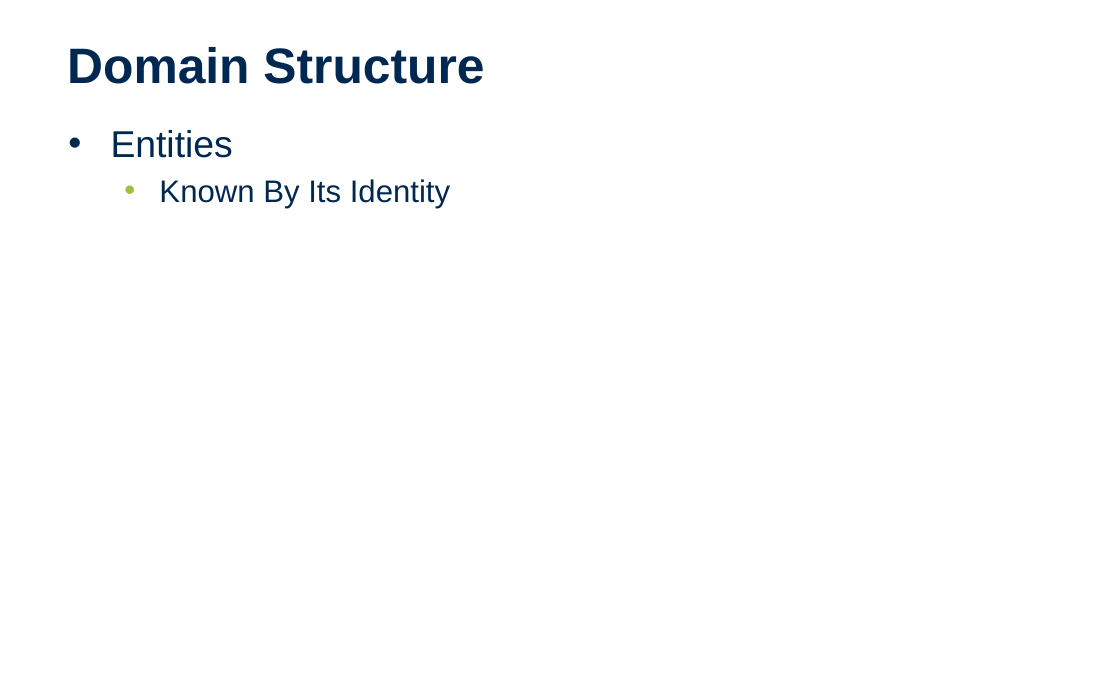
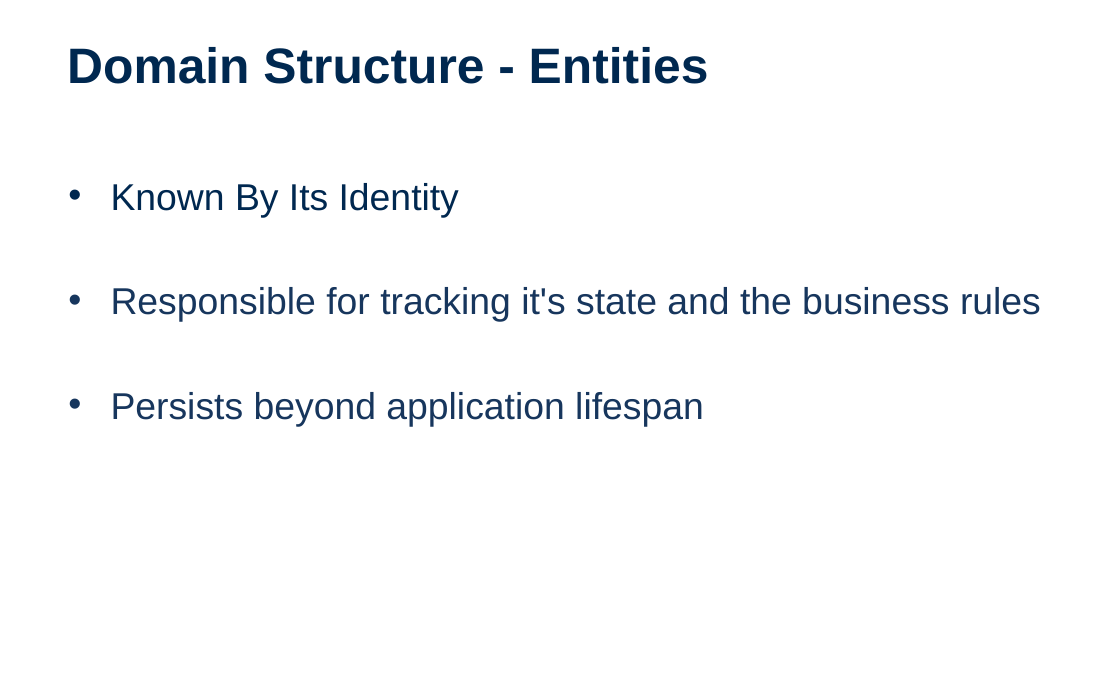
Before and after one commit to entelect/Dojo_DomainDrivenDesign, a slide deck: slide 8 of Presentation.pptx (slide 7 before the commit). Drawn at 1120x700 pixels with LibreOffice and Linux fonts; fonts in the diff are those of the drawing; background and template pictures are left out. Boxes give left, top, right and bottom in pixels: in the first picture for what was removed or moved away, otherwise in the second. Text is boxed around its words. In the diff, an @@ line names an element or a change of style, - is before the commit and + after.

Commit message:
Update Presentation

```diff
--- a/Presentation.pptx
+++ b/Presentation.pptx
@@ title at [67,47,709,84]: text changed @@
-Domain Structure
+Domain Structure - Entities
@@ text at [111,130,233,158]: paragraph removed @@
-• Entities
@@ text at [111,183,459,217]: size 20 to 24 pt in "Known By Its Identity"; list level 2 to 1 in "Known By Its Identity" @@
@@ text at [111,287,1041,426]: paragraphs added @@
+• Responsible for tracking it's state and the business rules
+• Persists beyond application lifespan
```
Also in this commit, not shown: 4 other slides changed, 9 slides added, 6 slides removed.
